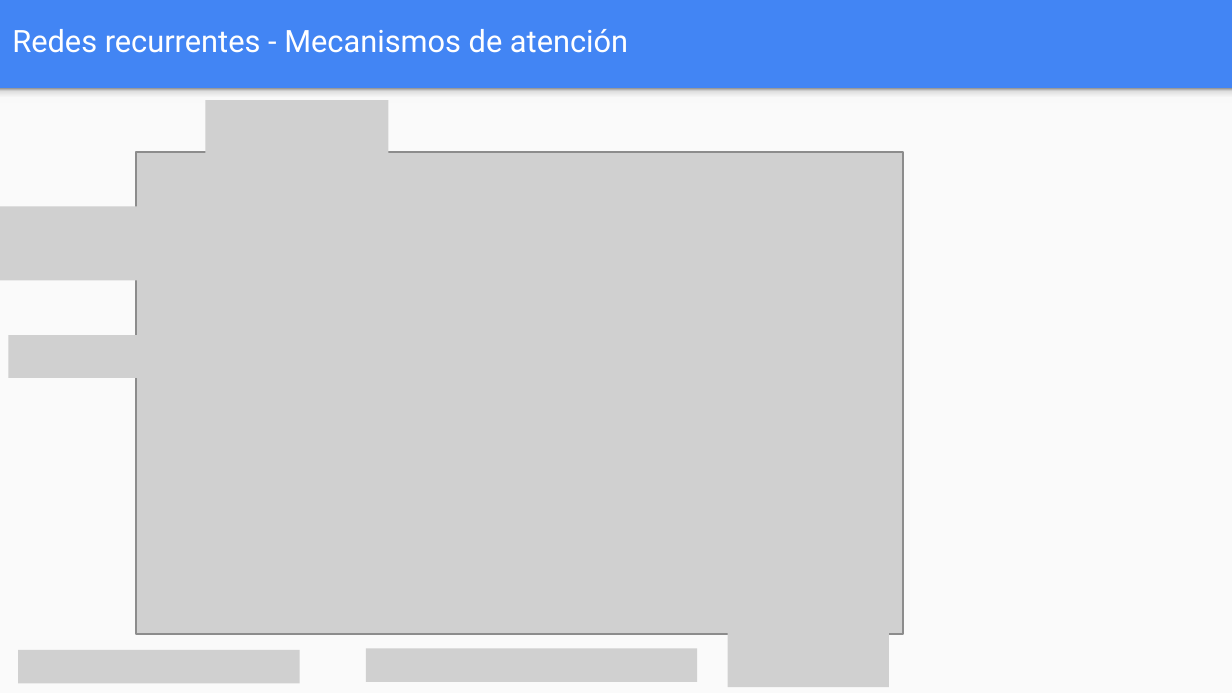
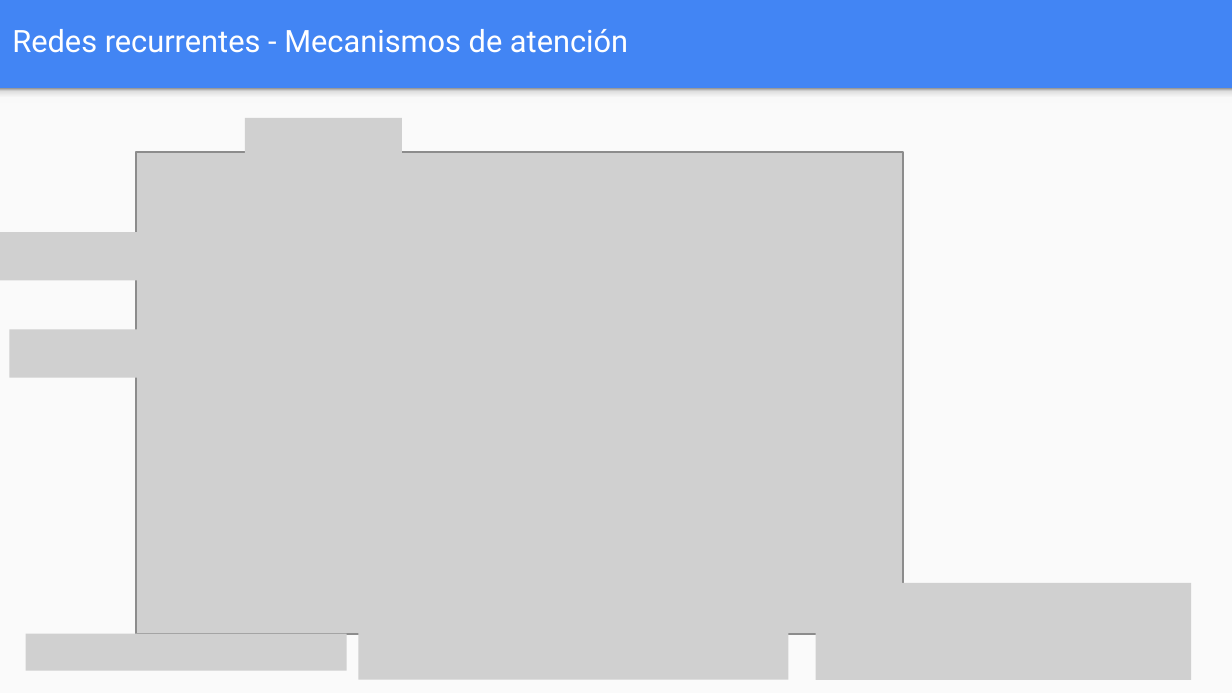
Before and after one commit to FIUBA-Posgrado-Inteligencia-Artificial/aprendizaje_profundo, a slide deck: slide 43 of clase_6/teoria/Clase_6.pptx. Drawn at 1232x693 pixels with LibreOffice and Linux fonts; fonts in the diff are those of the drawing; grey boxes stand for pictures. Boxes give left, top, right and bottom in pixels: in the first picture for what was removed or moved away, otherwise in the second. Text is boxed around its words. In the diff, an @@ line names an element or a change of style, - is before the commit and + after.

```diff
--- a/clase_6/teoria/Clase_6.pptx
+++ b/clase_6/teoria/Clase_6.pptx
@@ picture removed at (x1=206, y1=100, x2=389, y2=171) @@
@@ picture added at (x1=245, y1=118, x2=403, y2=164) @@
@@ picture removed at (x1=0, y1=207, x2=206, y2=281) @@
@@ picture added at (x1=0, y1=233, x2=152, y2=281) @@
@@ picture resized from (x1=9, y1=335, x2=166, y2=378) to (x1=10, y1=329, x2=168, y2=377) @@
@@ picture added at (x1=816, y1=583, x2=1191, y2=680) @@
@@ picture removed at (x1=728, y1=609, x2=890, y2=687) @@
@@ picture removed at (x1=18, y1=650, x2=301, y2=684) @@
@@ picture added at (x1=26, y1=633, x2=347, y2=670) @@
@@ picture added at (x1=359, y1=631, x2=788, y2=679) @@
@@ picture removed at (x1=366, y1=648, x2=697, y2=681) @@
```
Also in this commit, not shown: 18 other slides changed, 1 other file.
